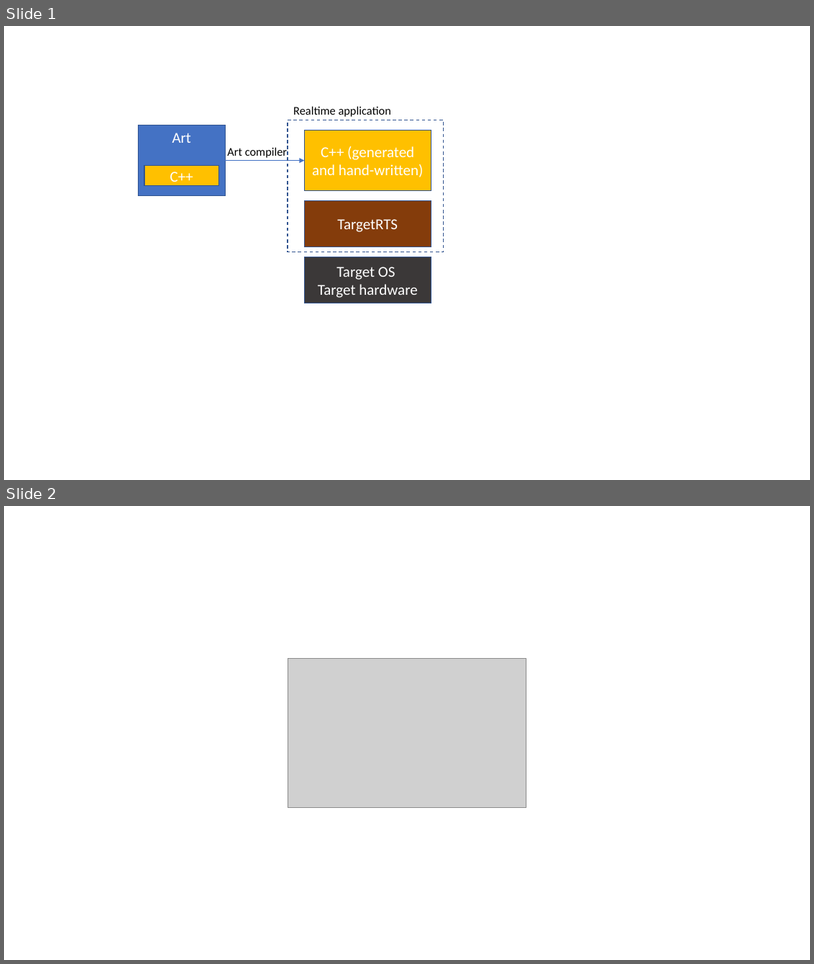
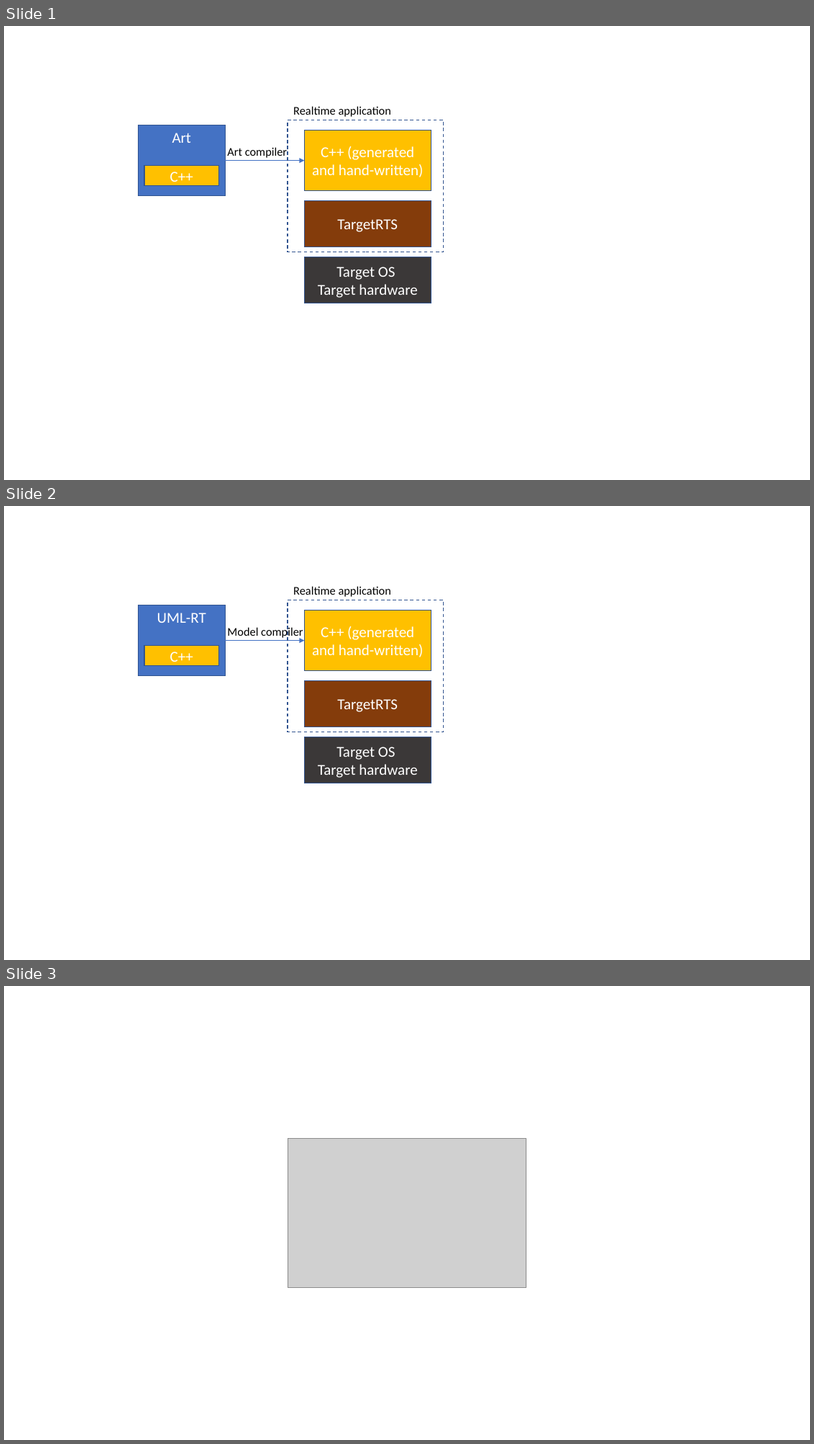
Before and after one commit to secure-dev-ops/code-realtime, a slide deck: illustrations.pptx. Shown one above the other, each under a label of ours: slides 1 and 2 before the commit, slides 1, 2 and 3 after it. The pictures are 814x964 and 814x1444 pixels, drawn with LibreOffice and Linux fonts; fonts in the diff are those of the drawing; grey boxes stand for pictures. Boxes give left, top, right and bottom in pixels: in the first picture for what was removed or moved away, otherwise in the second. Text is boxed around its words. In the diff, an @@ line names an element or a change of style, - is before the commit and + after.

```diff
--- a/illustrations.pptx
+++ b/illustrations.pptx
@@ slide 2 added at (4,506,810,960), background #FFFFFF @@
@@ text added at (293,586,391,597), 14 pt, text #000000 @@
+Realtime application
@@ rectangle added at (139,605,226,675), fill #4472C4, outline #325491 1 pt, 18 pt, text #FFFFFF @@
+UML-RT
@@ rectangle added at (288,600,444,732), outline #325491 1 pt dashed @@
@@ rectangle added at (305,610,431,671), fill #FFC000, outline #325491 1 pt, 18 pt, text #FFFFFF @@
+C++ (generated and hand-written)
@@ text added at (227,626,303,639), 14 pt, text #000000 @@
+Model compiler
@@ rectangle added at (144,645,219,666), fill #FFC000, outline #325491 1 pt, 18 pt, text #FFFFFF @@
+C++
@@ arrow added from (226, 641) to (305, 641), #4472C4 0.5 pt @@
@@ rectangle added at (305,681,431,727), fill #843C0B, outline #325491 1 pt, 18 pt, text #FFFFFF @@
+TargetRTS
@@ rectangle added at (305,736,431,782), fill #3B3838, outline #325491 1 pt, 18 pt, text #FFFFFF @@
+Target OS
+Target hardware
@@ what was slide 2 is now slide 3 @@
```
Also in this commit, not shown: 2 other files.
